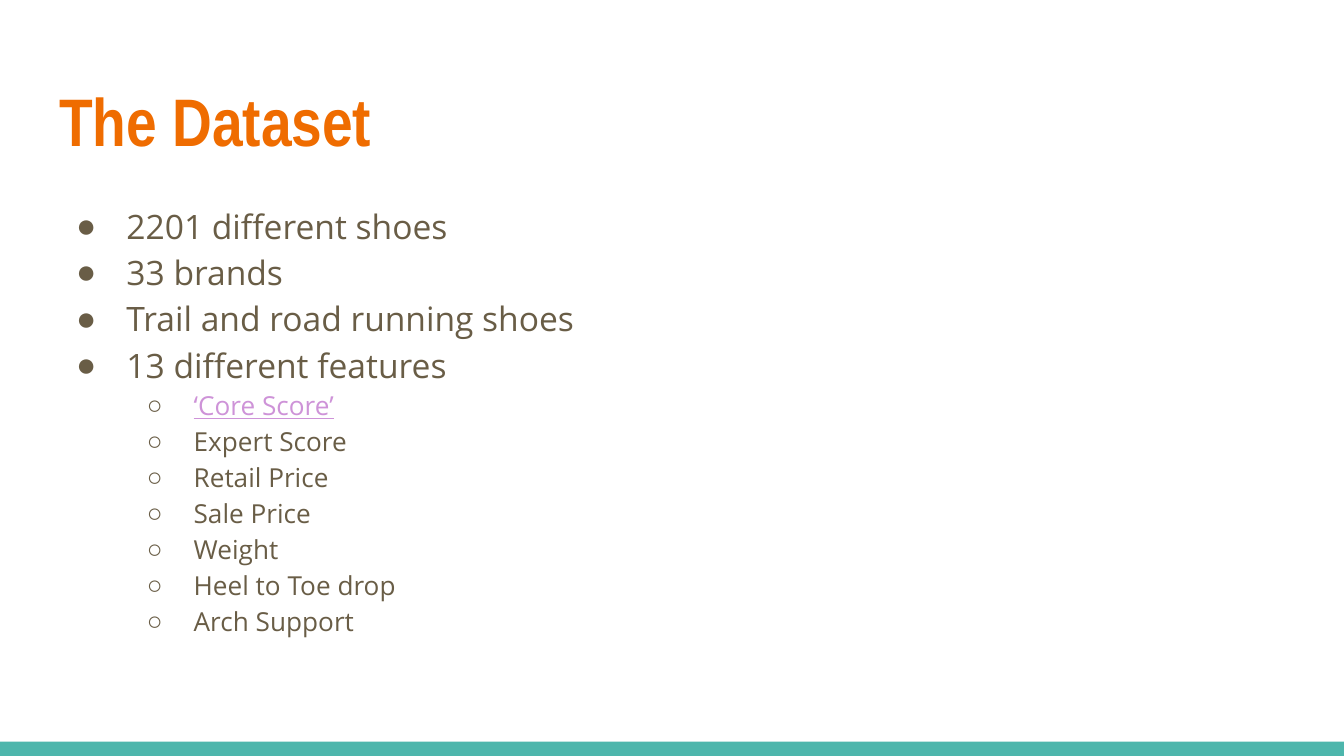
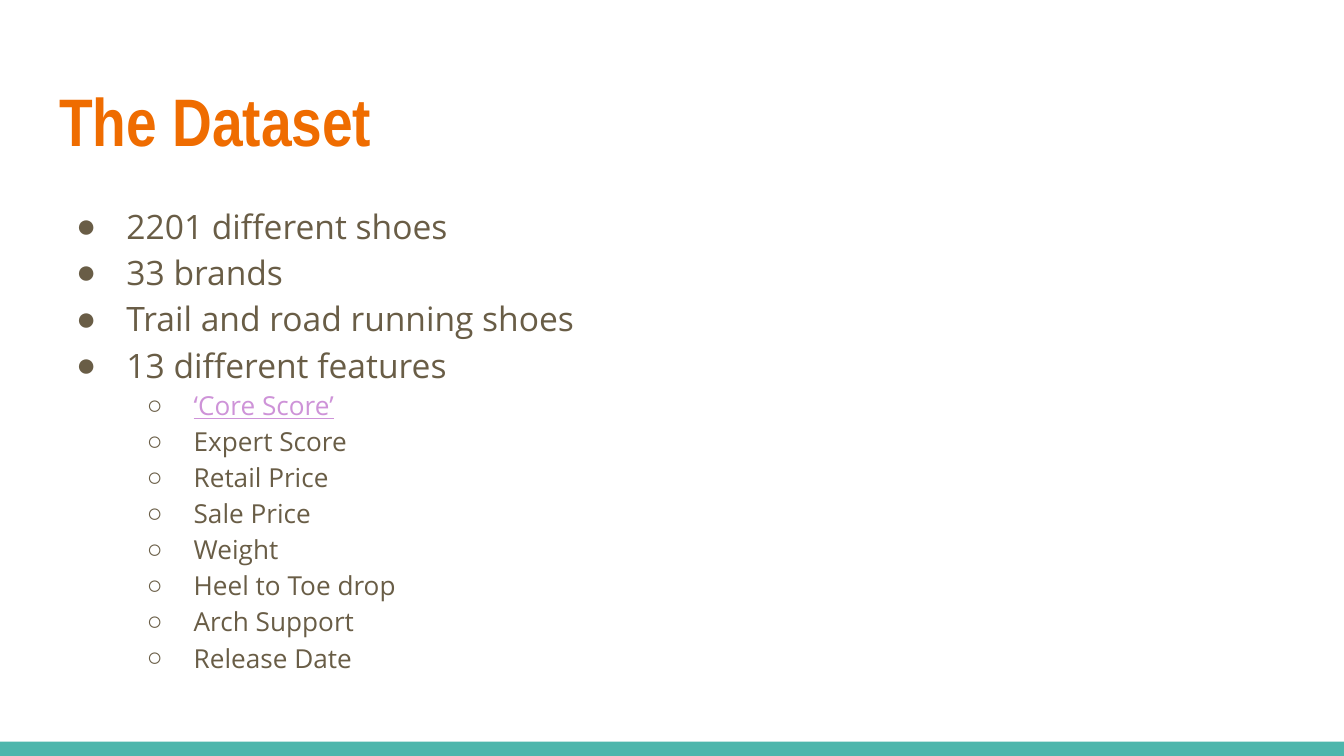
Before and after one commit to jschiavone45/Run_Repeat_Scraper, a slide deck: slide 4 of Run_Repeat_Analysis_Presentation.pptx. Drawn at 1344x756 pixels with LibreOffice and Linux fonts; fonts in the diff are those of the drawing. Boxes give left, top, right and bottom in pixels: in the first picture for what was removed or moved away, otherwise in the second. Text is boxed around its words. In the diff, an @@ line names an element or a change of style, - is before the commit and + after.

```diff
--- a/Run_Repeat_Analysis_Presentation.pptx
+++ b/Run_Repeat_Analysis_Presentation.pptx
@@ text at box(194, 648, 352, 669): paragraph added @@
+  ○ Release Date
```
Also in this commit, not shown: 3 other slides changed, 1 slide added, 1 slide removed, 1 other file.
